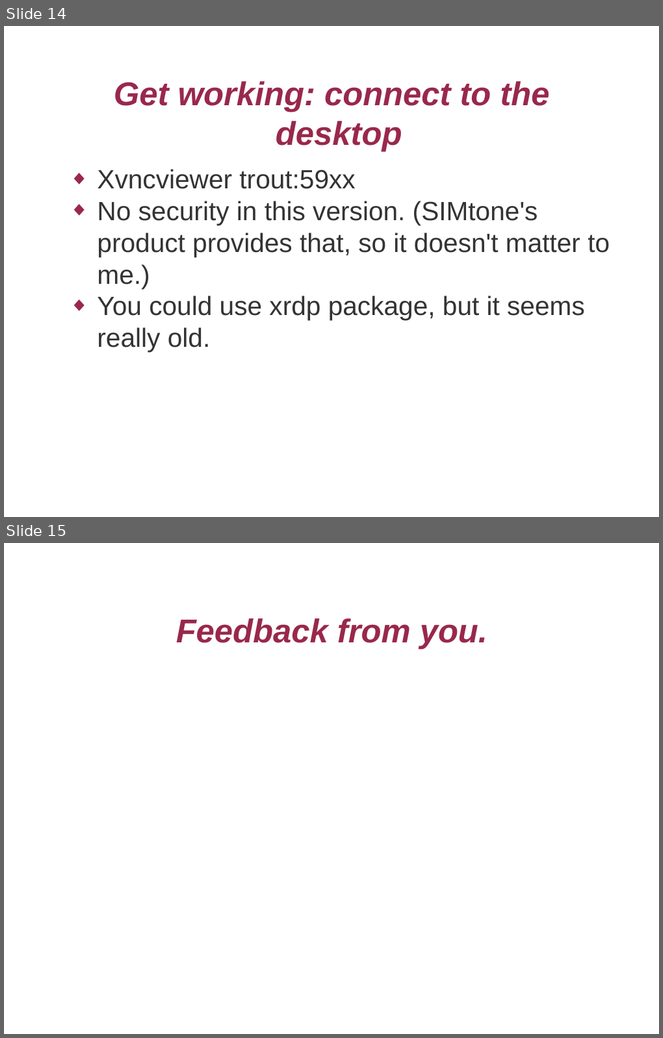
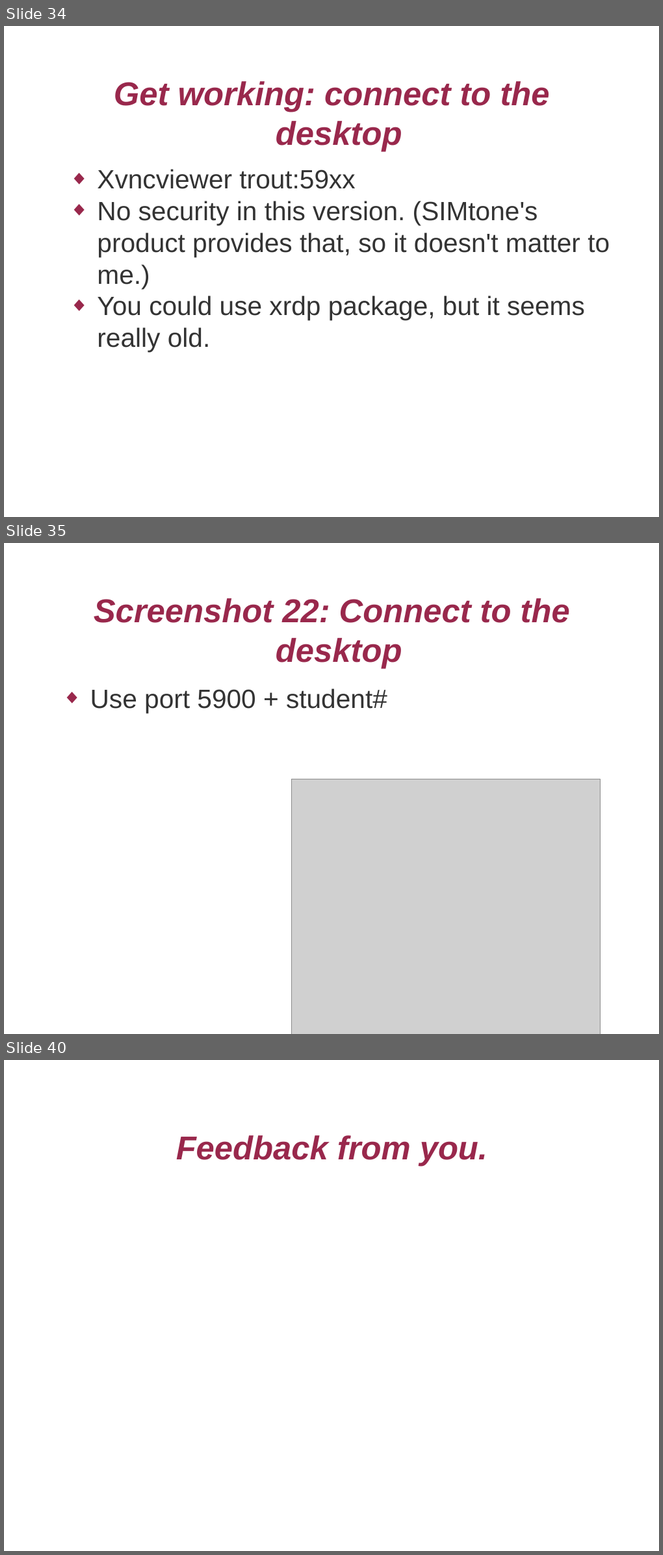
Before and after one commit to mcr/ols2009-campus-desktop, a slide deck: campusdesktop.odp. Shown one above the other, each under a label of ours: slides 14 and 15 before the commit, slides 34, 35 and 40 after it; the slides between them are not shown. The pictures are 663x1038 and 663x1555 pixels, drawn with LibreOffice and Linux fonts; fonts in the diff are those of the drawing; grey boxes stand for pictures; background and template pictures are left out. Boxes give left, top, right and bottom in pixels: in the first picture for what was removed or moved away, otherwise in the second. Text is boxed around its words. In the diff, an @@ line names an element or a change of style, - is before the commit and + after.

```diff
--- a/campusdesktop.odp
+++ b/campusdesktop.odp
@@ slide 35 added at bbox=[4, 543, 659, 1034], background picture (left out) @@
@@ title added at bbox=[94, 598, 570, 669], 40 pt, text #99284C, bold, italic @@
+Screenshot 22: Connect to the desktop
@@ text added at bbox=[90, 689, 388, 713], 32 pt, text #333333 @@
+◆ Use port 5900 + student#
@@ picture added at bbox=[292, 780, 601, 1034] @@
@@ what was slide 14 is now slide 34 @@
@@ what was slide 15 is now slide 40 @@
```
Also in this commit, not shown: 4 slides changed, 26 other slides added, 2 slides removed, 3 other files.
